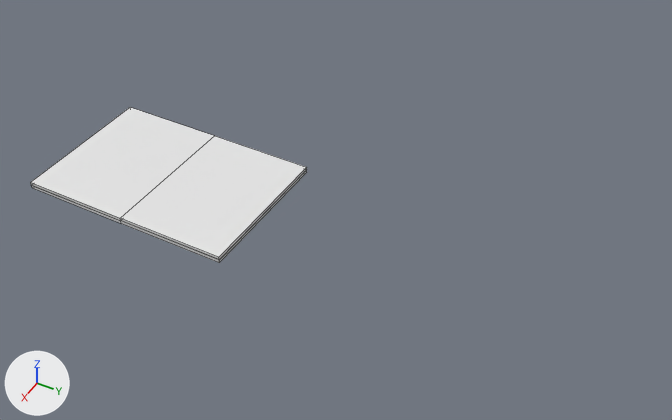
Before and after pictures for a commit that changed the Blender file blends/DevRoom.blend.
Rendered twice from a camera (50 mm lens) standing at (0.0748, 0.0946, 0.0817) and looking at (-0.0146, 0.0447, -0.0025). Lighting does not change. The marker at lower left points along +X, +Y and +Z. Mesh edges are drawn as thin lines.

The first picture shows 'laptop'.
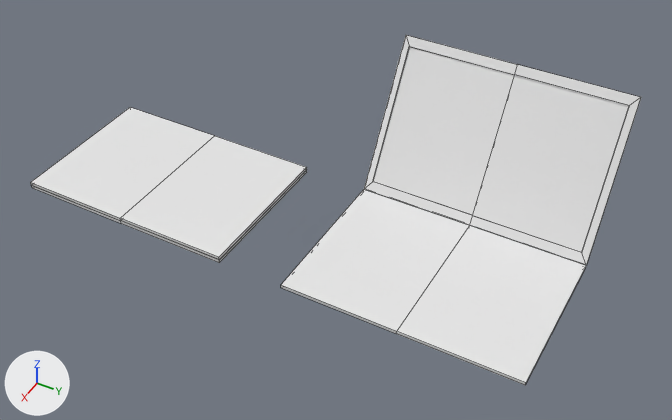
Boxes [x1, y1, x2, y2] around the edits, measured in the pictures (672 x 420 px):
'laptop.001', added: after [281, 35, 641, 385]

The change, as a list of edits to the scene's bpy script:
```text
Add me_cube_001:
    me_cube_001.from_pydata(...)  # 28 vertices, 19 faces; spans x 0.0..1.0, y -1.0..2.07, z -0.05..1.33
Add ob_laptop_001:
    ob_laptop_001 = bpy.data.objects.new('laptop.001', me_cube_001)
    ob_laptop_001.location = (-0.0119, 0.0616, -0.0054)
    ob_laptop_001.rotation_euler = (0.0, 0.0, 1.571)  # degrees (0, 0, 90)
    ob_laptop_001.scale = (0.0172, 0.0118, 0.0154)
    _m = ob_laptop_001.modifiers.new('Mirror', 'MIRROR')
    _m.use_clip = True
```
